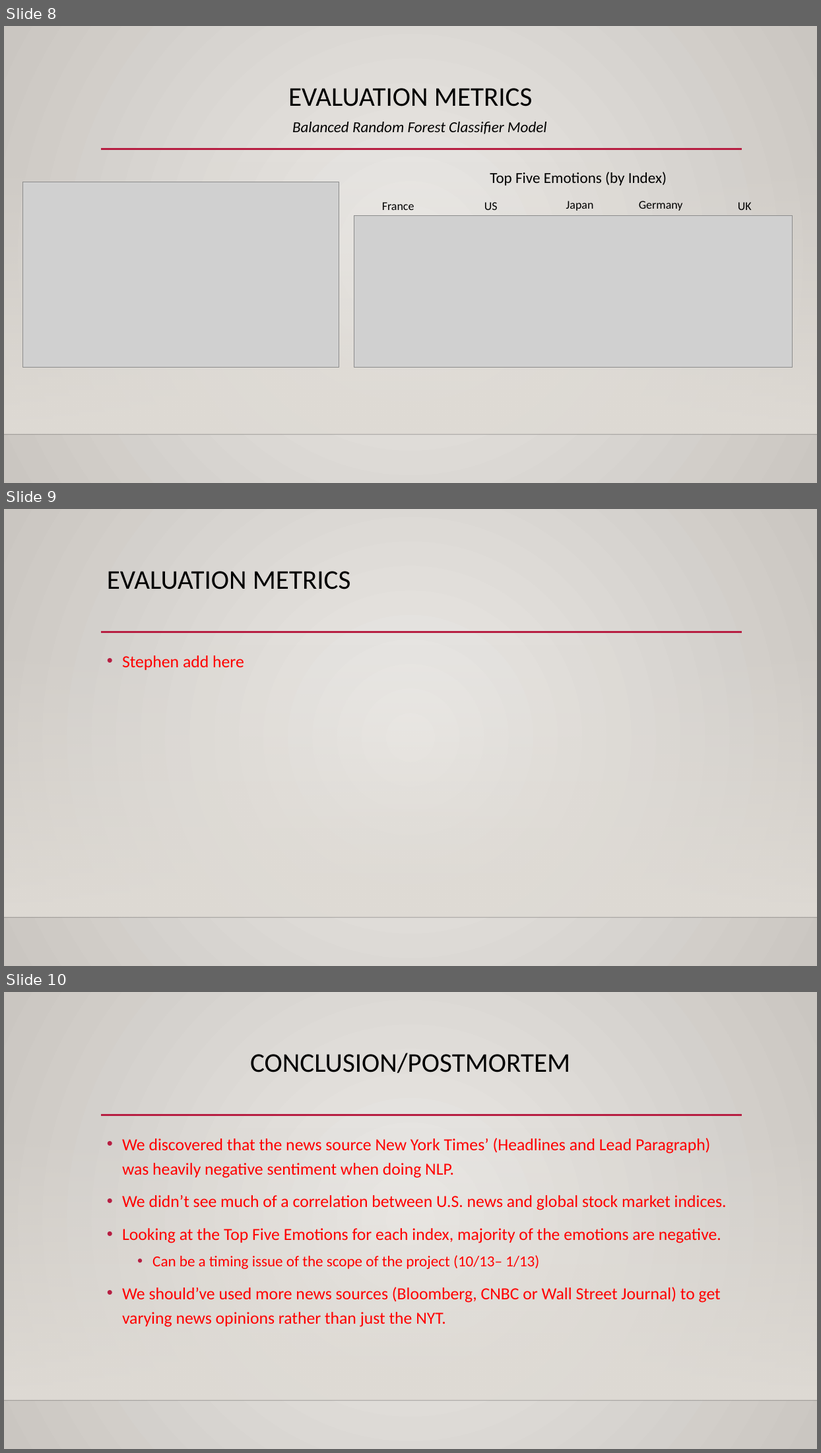
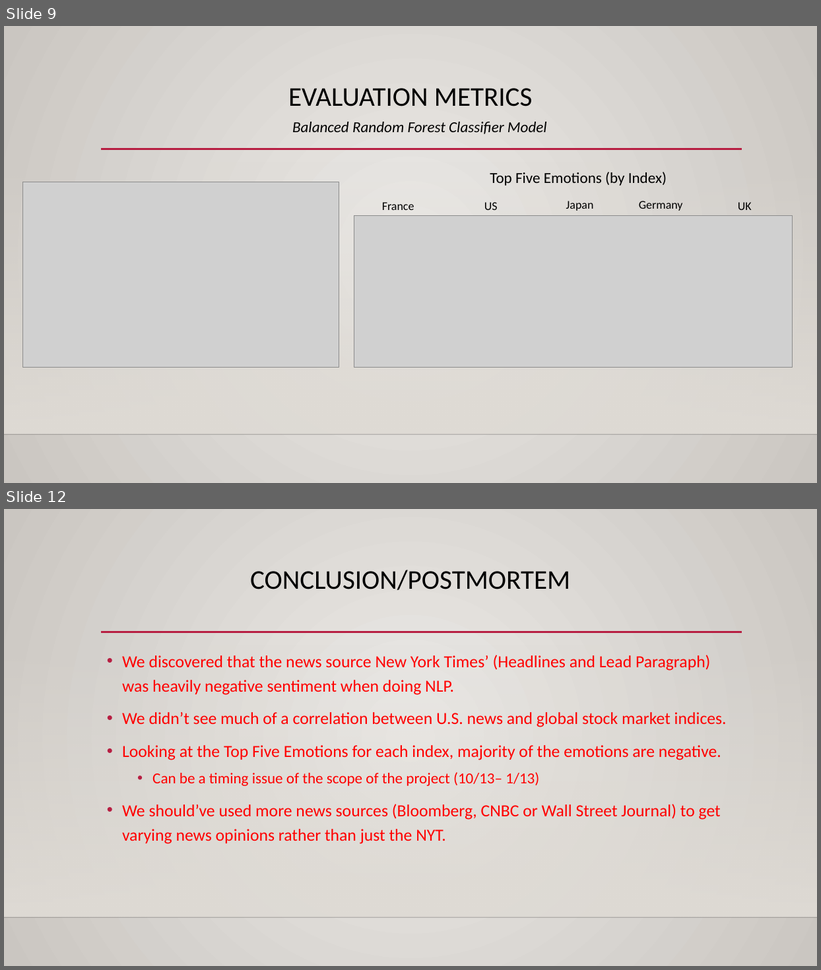
Before and after one commit to justinj8/Machine-Learning_Project, a slide deck: Machine Learning Presentation.pptx. Shown one above the other, each under a label of ours: slides 8, 9 and 10 before the commit, slides 9 and 12 after it; the slides between them are not shown. The pictures are 821x1453 and 821x970 pixels, drawn with LibreOffice and Linux fonts; fonts in the diff are those of the drawing; grey boxes stand for pictures; background and template pictures are left out. Boxes give left, top, right and bottom in pixels: in the first picture for what was removed or moved away, otherwise in the second. Text is boxed around its words. In the diff, an @@ line names an element or a change of style, - is before the commit and + after.

Commit message:
added metric slides

```diff
--- a/Machine Learning Presentation.pptx
+++ b/Machine Learning Presentation.pptx
@@ slide 9 removed at (4, 509, 817, 966), background gradient #ECEAE7 to #CAC7C1; not listed: 3 template elements that a slide beside it also shows @@
@@ title removed at (107, 571, 351, 590) @@
-EVALUATION METRICS
@@ text removed at (122, 656, 244, 670) @@
-• Stephen add here
@@ what was slide 8 is now slide 9 @@
@@ what was slide 10 is now slide 12 @@
```
Also in this commit, not shown: 2 slides changed, 3 slides added.
